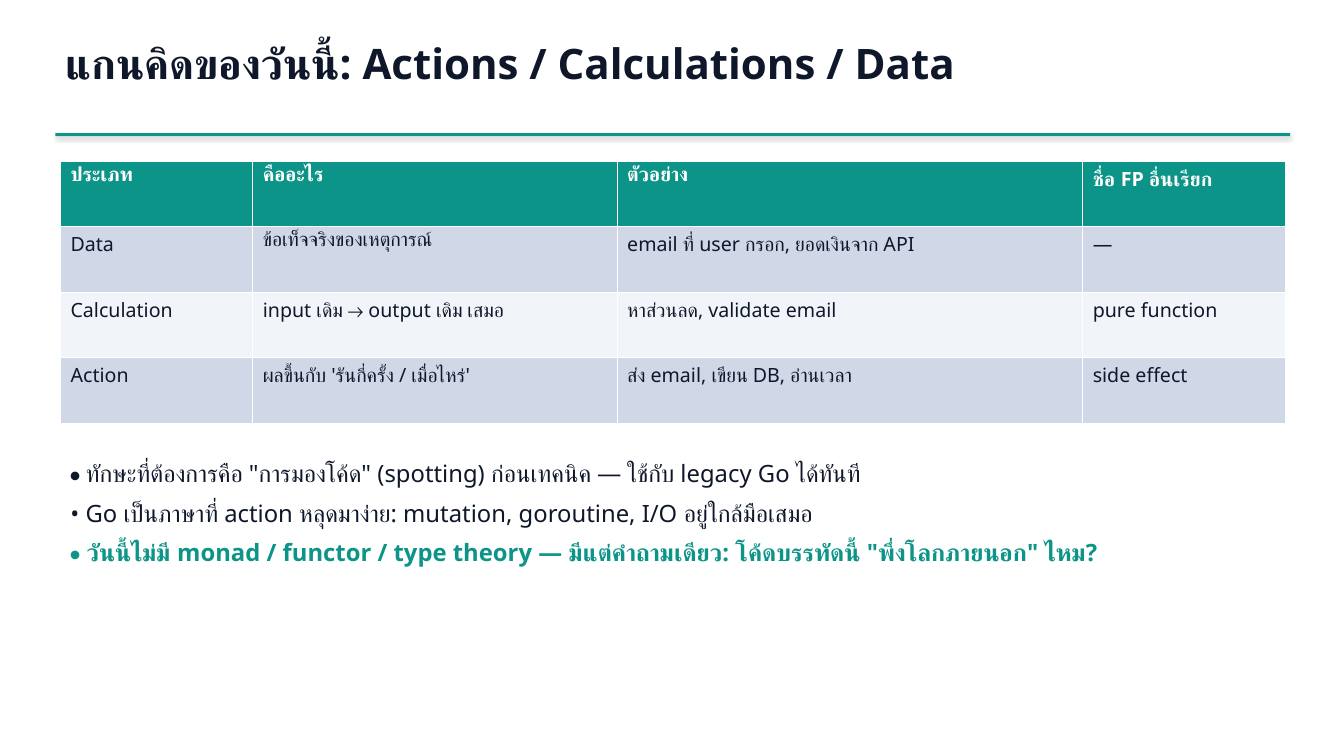
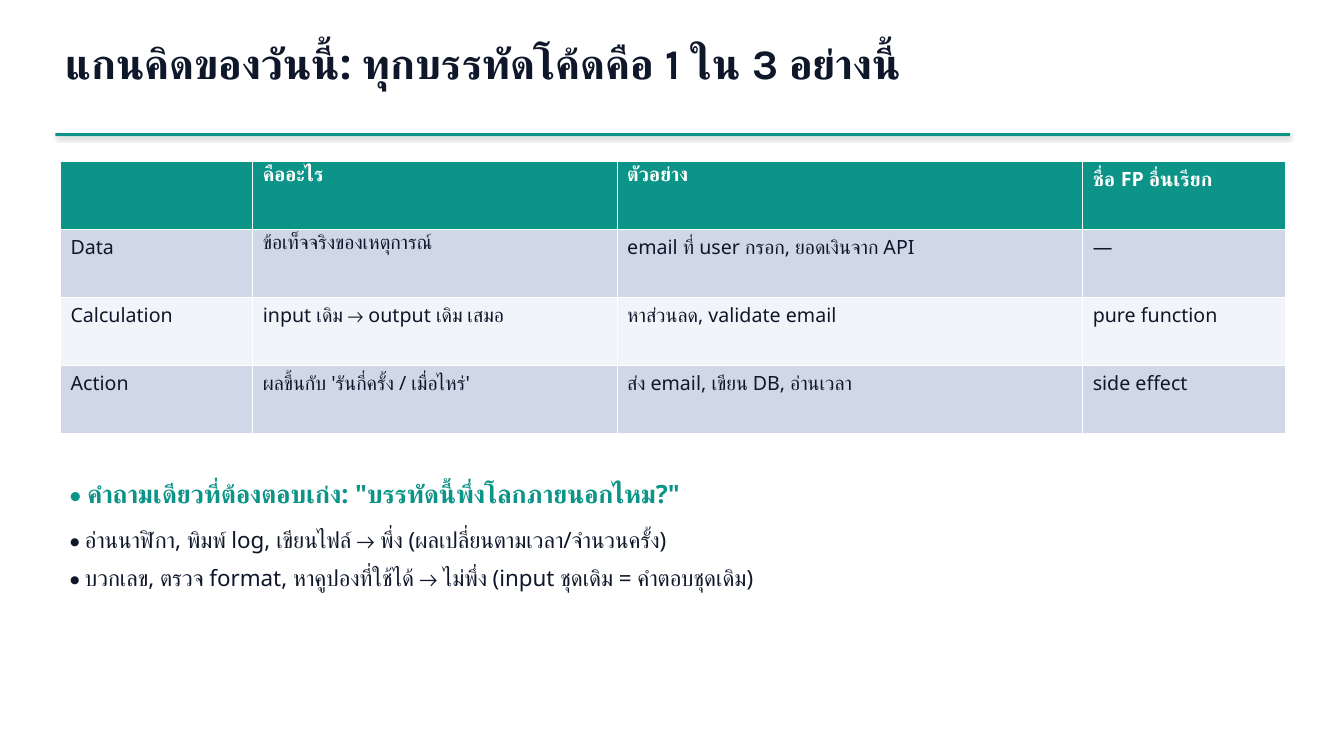
Before and after one commit to iporsut/go-fp, a slide deck: slide 3 of slides/fp-in-go-workshop.pptx. Drawn at 1344x756 pixels with LibreOffice and Linux fonts; fonts in the diff are those of the drawing. Boxes give left, top, right and bottom in pixels: in the first picture for what was removed or moved away, otherwise in the second. Text is boxed around its words. In the diff, an @@ line names an element or a change of style, - is before the commit and + after.

```diff
--- a/slides/fp-in-go-workshop.pptx
+++ b/slides/fp-in-go-workshop.pptx
@@ text at box(65, 46, 892, 90): text changed @@
-แกนคิดของวันนี้: Actions / Calculations / Data
+แกนคิดของวันนี้: ทุกบรรทัดโค้ดคือ 1 ใน 3 อย่างนี้
@@ table at box(60, 161, 1286, 434) @@
-row 1, column 1: ประเภท
+row 1, column 1: 
@@ text at box(85, 484, 753, 593): text changed; size 17 to 16 pt @@
-• ทักษะที่ต้องการคือ "การมองโค้ด" (spotting) ก่อนเทคนิค — ใช้กับ legacy Go ได้ทันที
-• Go เป็นภาษาที่ action หลุดมาง่าย: mutation, goroutine, I/O อยู่ใกล้มือเสมอ
-• วันนี้ไม่มี monad / functor / type theory — มีแต่คำถามเดียว: โค้ดบรรทัดนี้ "พึ่งโลกภายนอก" ไหม?
+• คำถามเดียวที่ต้องตอบเก่ง: "บรรทัดนี้พึ่งโลกภายนอกไหม?"
+• อ่านนาฬิกา, พิมพ์ log, เขียนไฟล์ → พึ่ง (ผลเปลี่ยนตามเวลา/จำนวนครั้ง)
+• บวกเลข, ตรวจ format, หาคูปองที่ใช้ได้ → ไม่พึ่ง (input ชุดเดิม = คำตอบชุดเดิม)
```
Also in this commit, not shown: 8 other slides changed, 8 slides added, 5 slides removed, 19 other files.
